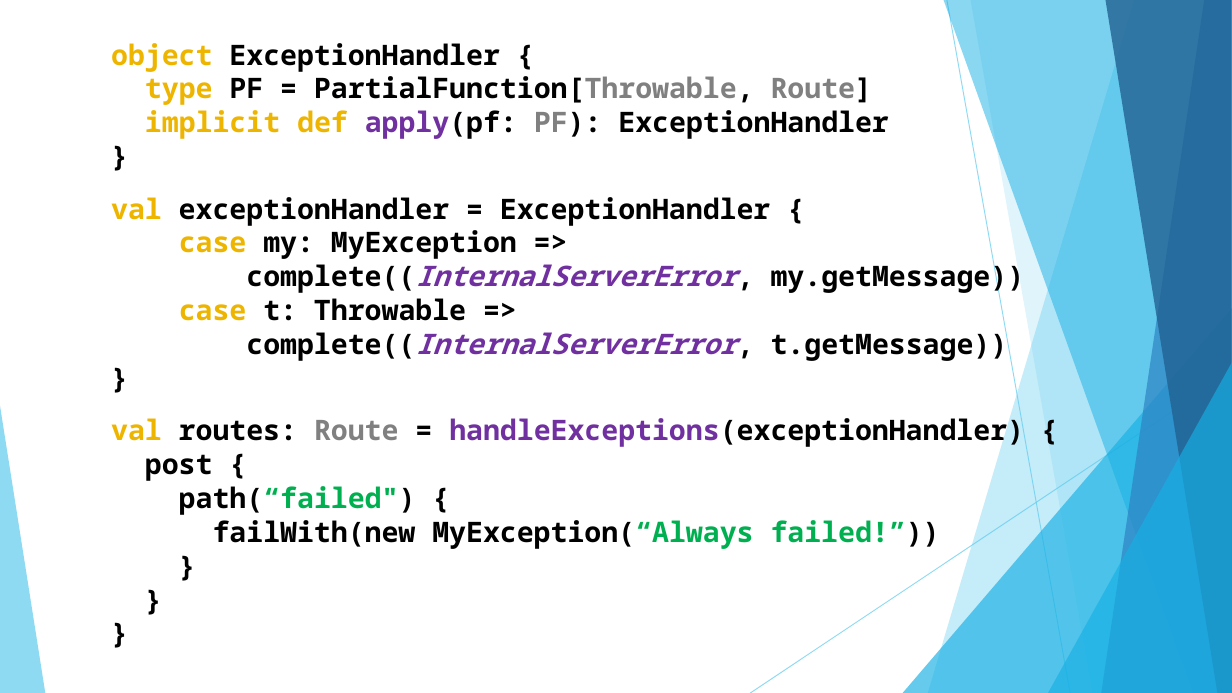
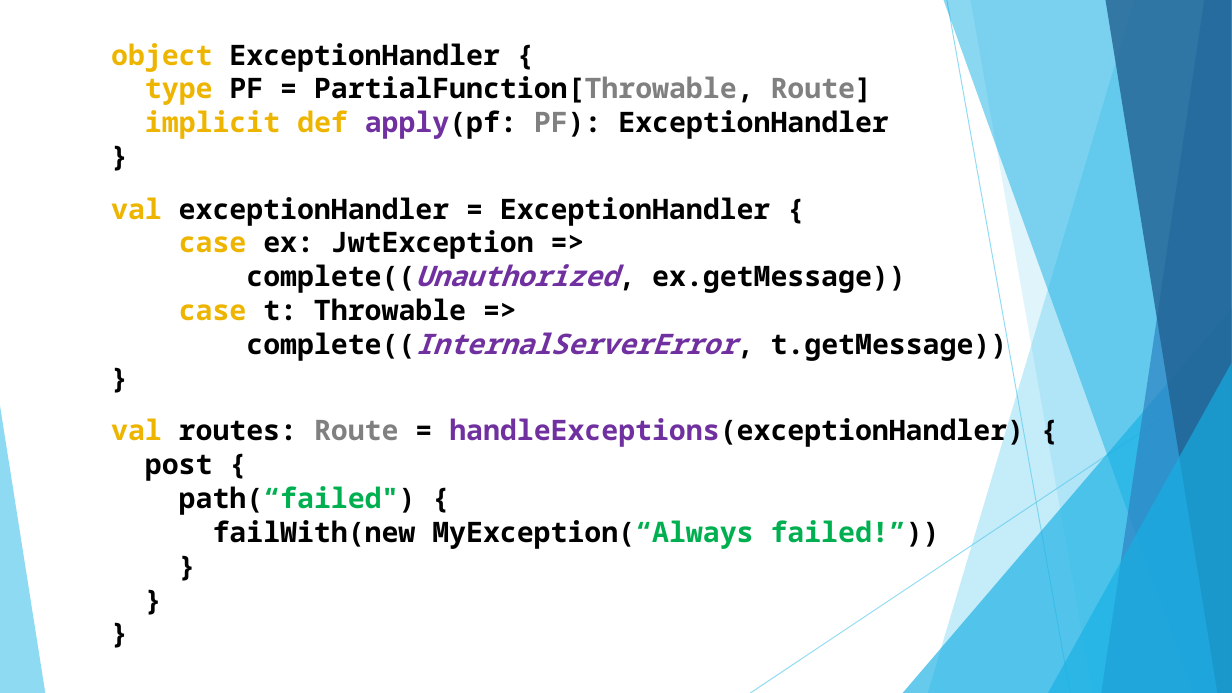
Before and after one commit to gmax-ws/akka-hhtp-microservice, a slide deck: slide 13 of presentation/reactive-microservice.pptx. Drawn at 1232x693 pixels with LibreOffice and Linux fonts; fonts in the diff are those of the drawing. Boxes give left, top, right and bottom in pixels: in the first picture for what was removed or moved away, otherwise in the second. Text is boxed around its words. In the diff, an @@ line names an element or a change of style, - is before the commit and + after.

```diff
--- a/presentation/reactive-microservice.pptx
+++ b/presentation/reactive-microservice.pptx
@@ text at box(179, 230, 906, 293): text changed @@
-case my: MyException =>
-complete((InternalServerError, my.getMessage))
+case ex: JwtException =>
+complete((Unauthorized, ex.getMessage))
```
Also in this commit, not shown: 1 other slide changed.
